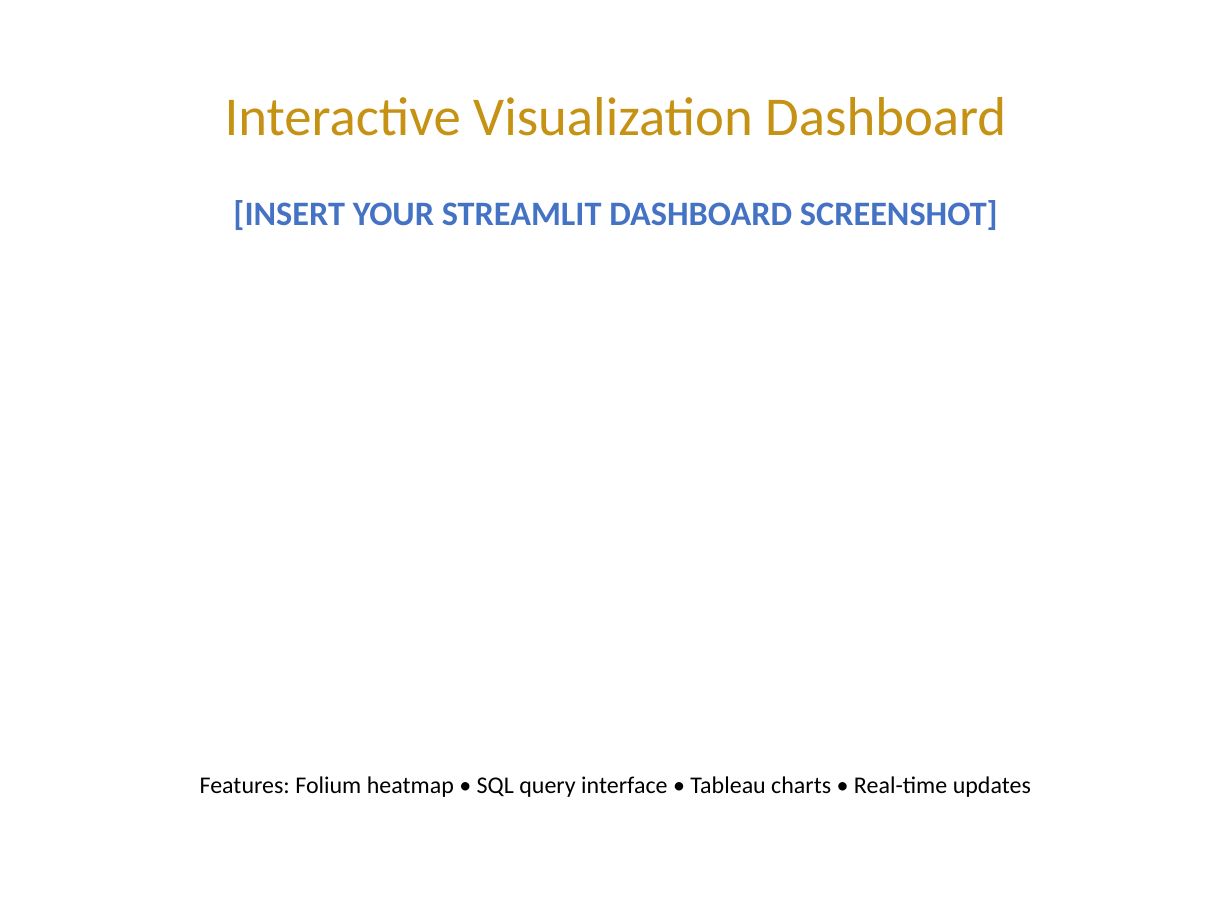
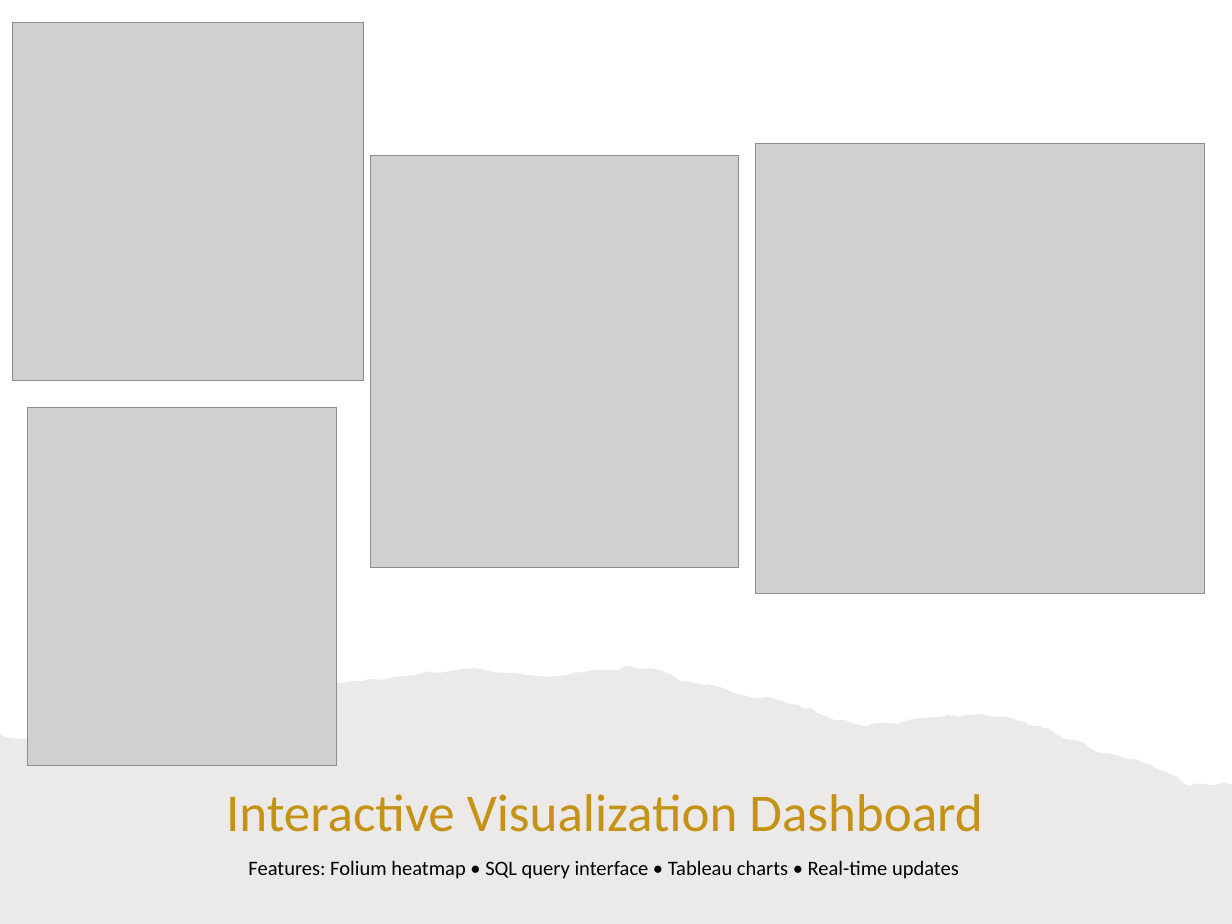
Before and after one commit to Colleen-L/PaveX-data-management, a slide deck: slide 8 of Research_Presentation_ACTUAL.pptx. Drawn at 1232x924 pixels with LibreOffice and Linux fonts; fonts in the diff are those of the drawing; grey boxes stand for pictures. Boxes give left, top, right and bottom in pixels: in the first picture for what was removed or moved away, otherwise in the second. Text is boxed around its words. In the diff, an @@ line names an element or a change of style, - is before the commit and + after.

Commit message:
updated presentation

```diff
--- a/Research_Presentation_ACTUAL.pptx
+++ b/Research_Presentation_ACTUAL.pptx
@@ picture added at (12, 22, 363, 381) @@
@@ picture added at (755, 143, 1205, 593) @@
@@ picture added at (371, 155, 739, 567) @@
@@ text removed at (233, 200, 998, 230) @@
-[INSERT YOUR STREAMLIT DASHBOARD SCREENSHOT]
@@ picture added at (27, 408, 336, 766) @@
@@ freeform shape added at (0, 665, 1232, 924), fill #82766A at 15% opacity @@
@@ title "Interactive Visualization Dashboard": place and size @@
-title "Interactive Visualization Dashboard" at (225, 97, 1006, 136)
+title "Interactive Visualization Dashboard" at (226, 794, 982, 832)
@@ title "Interactive Visualization Dashboard" at (226, 794, 982, 832): size 32 to 31 pt; line spacing 1 to 0.9; vertical alignment middle to bottom @@
@@ text "Features: Folium heatmap • SQL ...": place and size @@
-text "Features: Folium heatmap • SQL ..." at (200, 776, 1031, 797)
+text "Features: Folium heatmap • SQL ..." at (248, 860, 959, 879)
@@ text "Features: Folium heatmap • SQL ..." at (248, 860, 959, 879): size 14 to 12 pt; line spacing 1 to 0.9; more space between paragraphs @@
```
